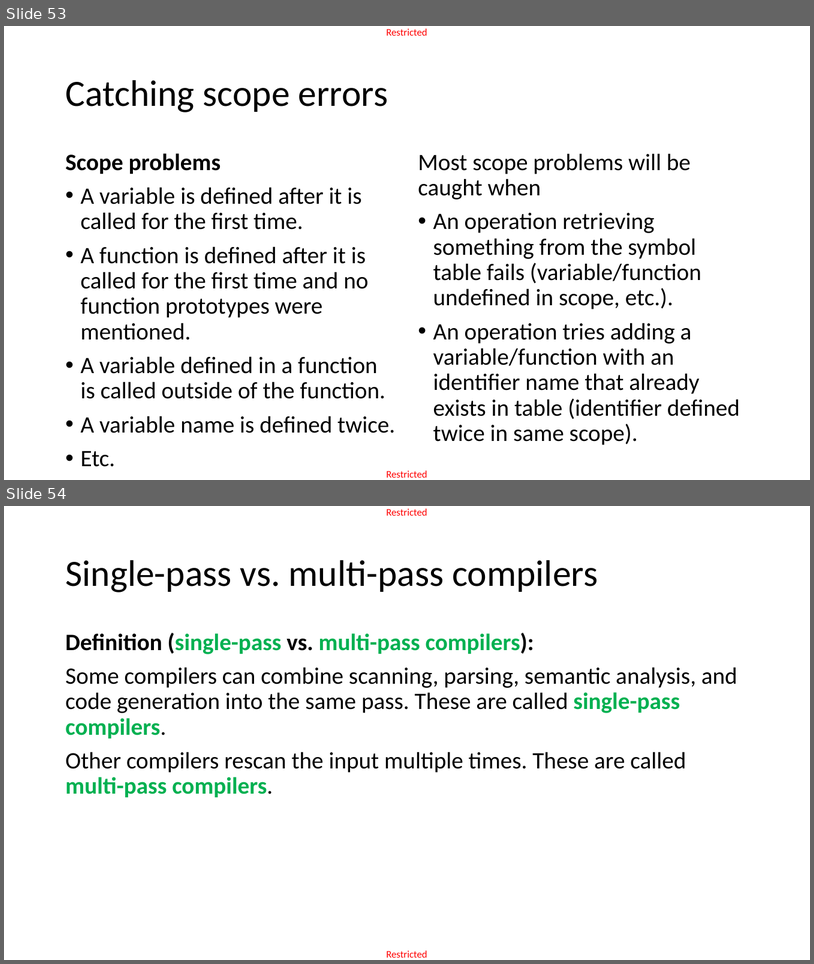
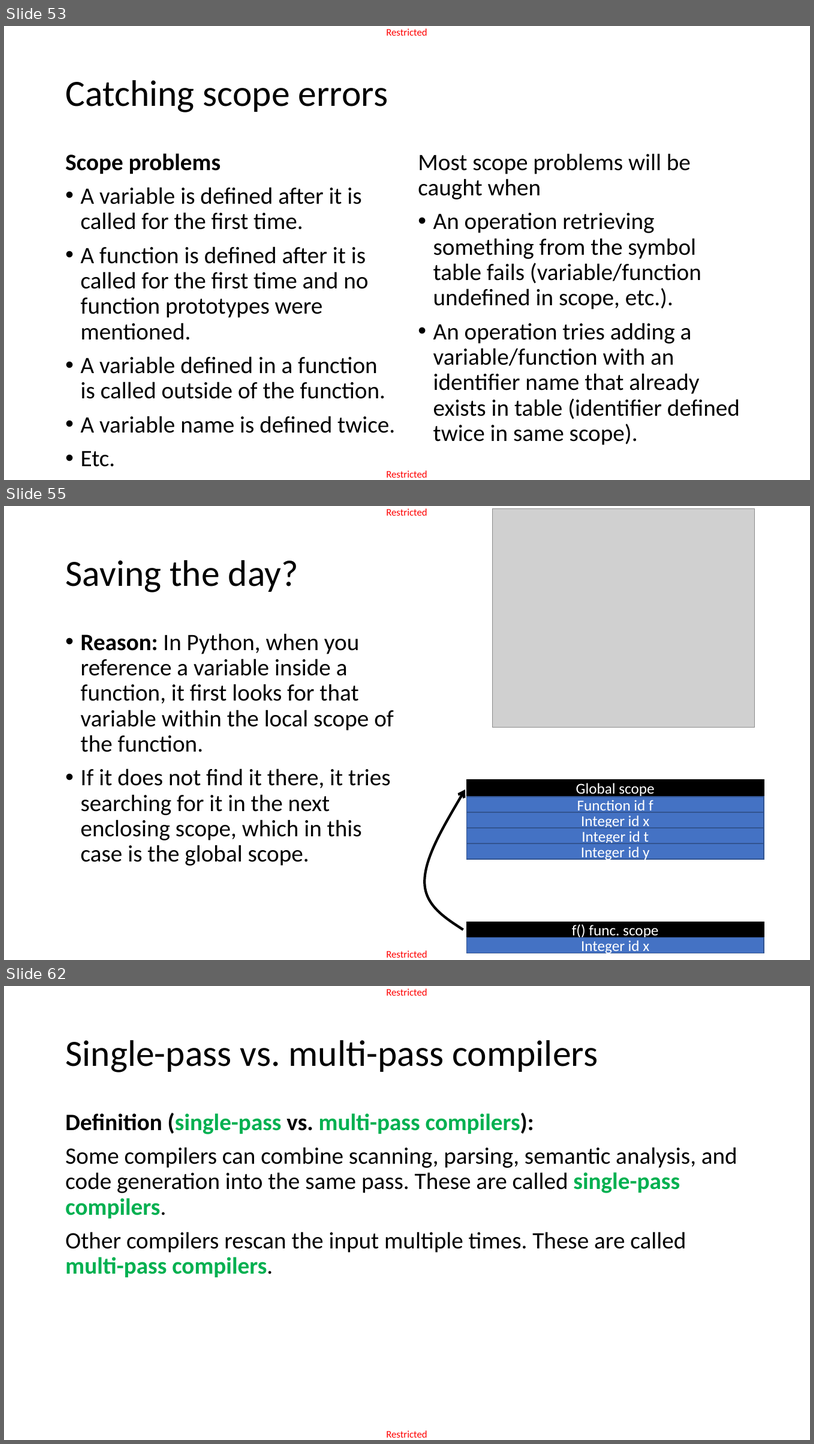
Before and after one commit to matthieudemari/SUTD_PLC_50_051, a slide deck: W12/W12S1/W12S1.pptx. Shown one above the other, each under a label of ours: slides 53 and 54 before the commit, slides 53, 55 and 62 after it; the slides between them are not shown. The pictures are 814x964 and 814x1444 pixels, drawn with LibreOffice and Linux fonts; fonts in the diff are those of the drawing; grey boxes stand for pictures. Boxes give left, top, right and bottom in pixels: in the first picture for what was removed or moved away, otherwise in the second. Text is boxed around its words. In the diff, an @@ line names an element or a change of style, - is before the commit and + after.

```diff
--- a/W12/W12S1/W12S1.pptx
+++ b/W12/W12S1/W12S1.pptx
@@ slide 55 added at box(4, 506, 810, 960), background #FFFFFF; not listed: 2 template elements that a slide beside it also shows @@
@@ picture added at box(493, 508, 755, 727) @@
@@ title added at box(65, 560, 299, 592), 44 pt, text #000000 @@
+Saving the day?
@@ text added at box(81, 633, 394, 865), 28 pt, text #000000 @@
+• Reason: In Python, when you reference a variable inside a function, it first looks for that variable within the local scope of the function.
+• If it does not find it there, it tries searching for it in the next enclosing scope, which in this case is the global scope.
@@ freeform shape added at box(425, 789, 465, 930), outline #000000 3 pt @@
@@ rectangle added at box(467, 780, 764, 796), fill #000000, outline #000000 1 pt, 18 pt, text #FFFFFF @@
+Global scope
@@ rectangle added at box(467, 796, 764, 812), fill #4472C4, outline #325491 1 pt, 18 pt, text #FFFFFF @@
+Function id f
@@ rectangle added at box(467, 812, 764, 828), fill #4472C4, outline #325491 1 pt, 18 pt, text #FFFFFF @@
+Integer id x
@@ rectangle added at box(467, 828, 764, 844), fill #4472C4, outline #325491 1 pt, 18 pt, text #FFFFFF @@
+Integer id t
@@ rectangle added at box(467, 843, 764, 859), fill #4472C4, outline #325491 1 pt, 18 pt, text #FFFFFF @@
+Integer id y
@@ rectangle added at box(467, 922, 764, 937), fill #000000, outline #000000 1 pt, 18 pt, text #FFFFFF @@
+f() func. scope
@@ rectangle added at box(467, 937, 764, 953), fill #4472C4, outline #325491 1 pt, 18 pt, text #FFFFFF @@
+Integer id x
@@ what was slide 54 is now slide 62 @@
```
Also in this commit, not shown: 6 slides changed, 7 other slides added, 1 other file.
